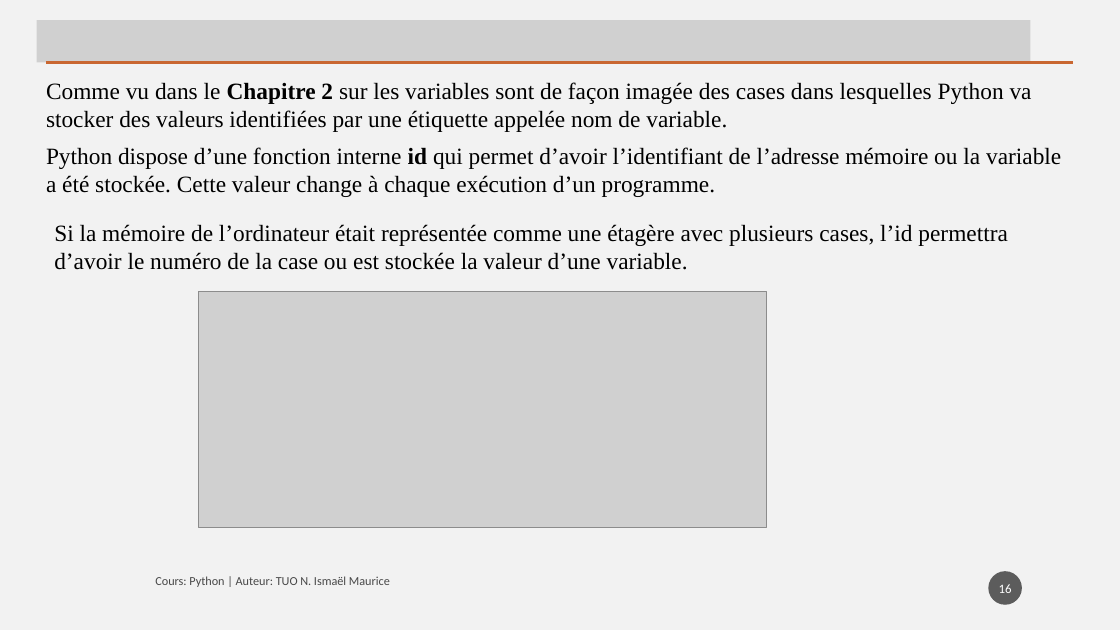
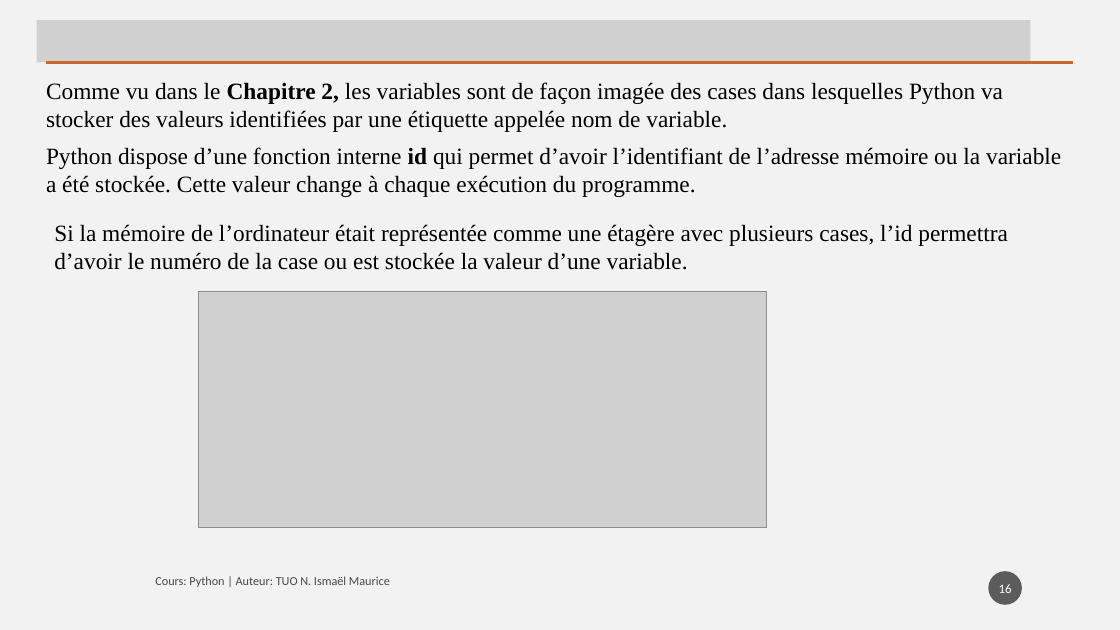
Before and after one commit to tisma95/cours-python, a slide deck: slide 16 of source/Chapitre 8 - Les chaines de caractères.pptx. Drawn at 1120x630 pixels with LibreOffice and Linux fonts; fonts in the diff are those of the drawing; grey boxes stand for pictures. Boxes give left, top, right and bottom in pixels: in the first picture for what was removed or moved away, otherwise in the second. Text is boxed around its words. In the diff, an @@ line names an element or a change of style, - is before the commit and + after.

Commit message:
Feat(chp8): Redaction Exo chapitre 8

```diff
--- a/source/Chapitre 8 - Les chaines de caractères.pptx
+++ b/source/Chapitre 8 - Les chaines de caractères.pptx
@@ text at (x1=46, y1=82, x2=1003, y2=132): text changed @@
-Comme vu dans le Chapitre 2 sur les variables sont de façon imagée des cases dans lesquelles Python va stocker des valeurs identifiées par une étiquette appelée nom de variable.
+Comme vu dans le Chapitre 2, les variables sont de façon imagée des cases dans lesquelles Python va stocker des valeurs identifiées par une étiquette appelée nom de variable.
@@ text at (x1=46, y1=147, x2=1061, y2=197): text changed @@
-Python dispose d’une fonction interne id qui permet d’avoir l’identifiant de l’adresse mémoire ou la variable a été stockée. Cette valeur change à chaque exécution d’un programme.
+Python dispose d’une fonction interne id qui permet d’avoir l’identifiant de l’adresse mémoire ou la variable a été stockée. Cette valeur change à chaque exécution du programme.
```
Also in this commit, not shown: 11 other slides changed, 5 slides added, 9 other files.
